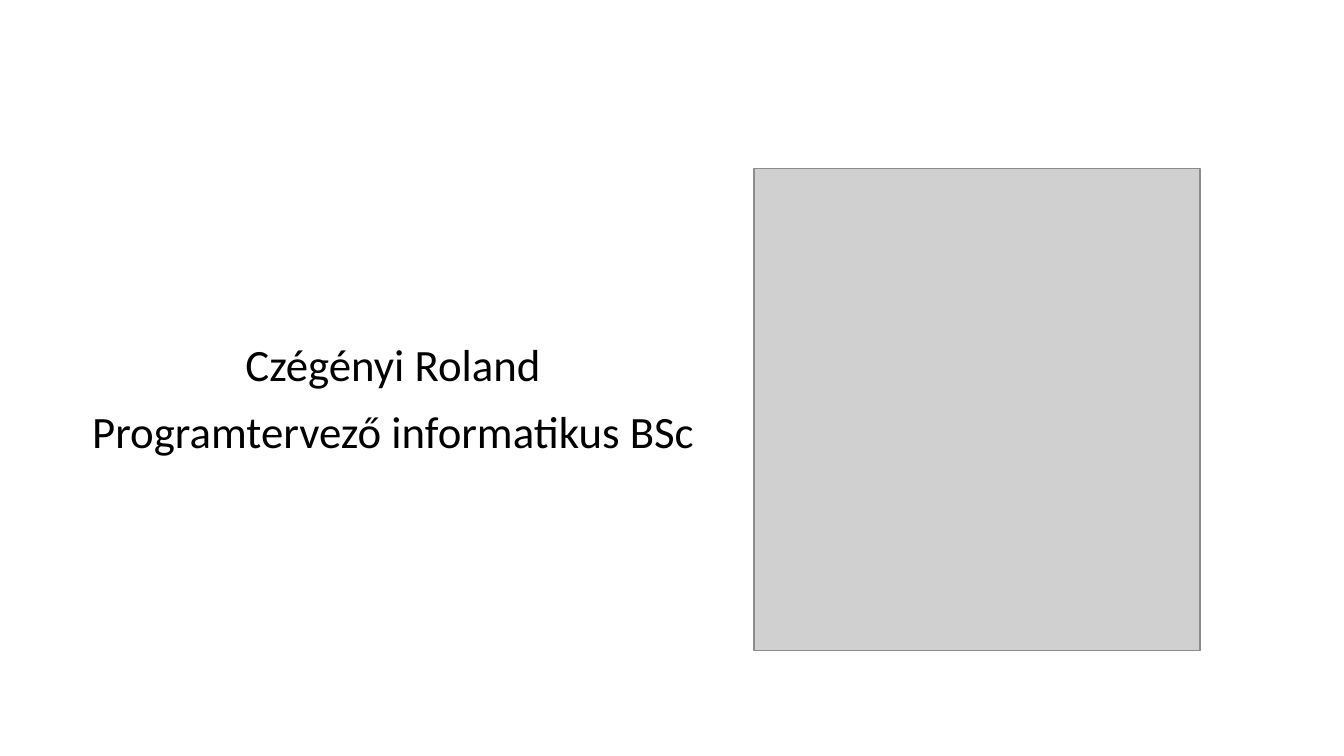
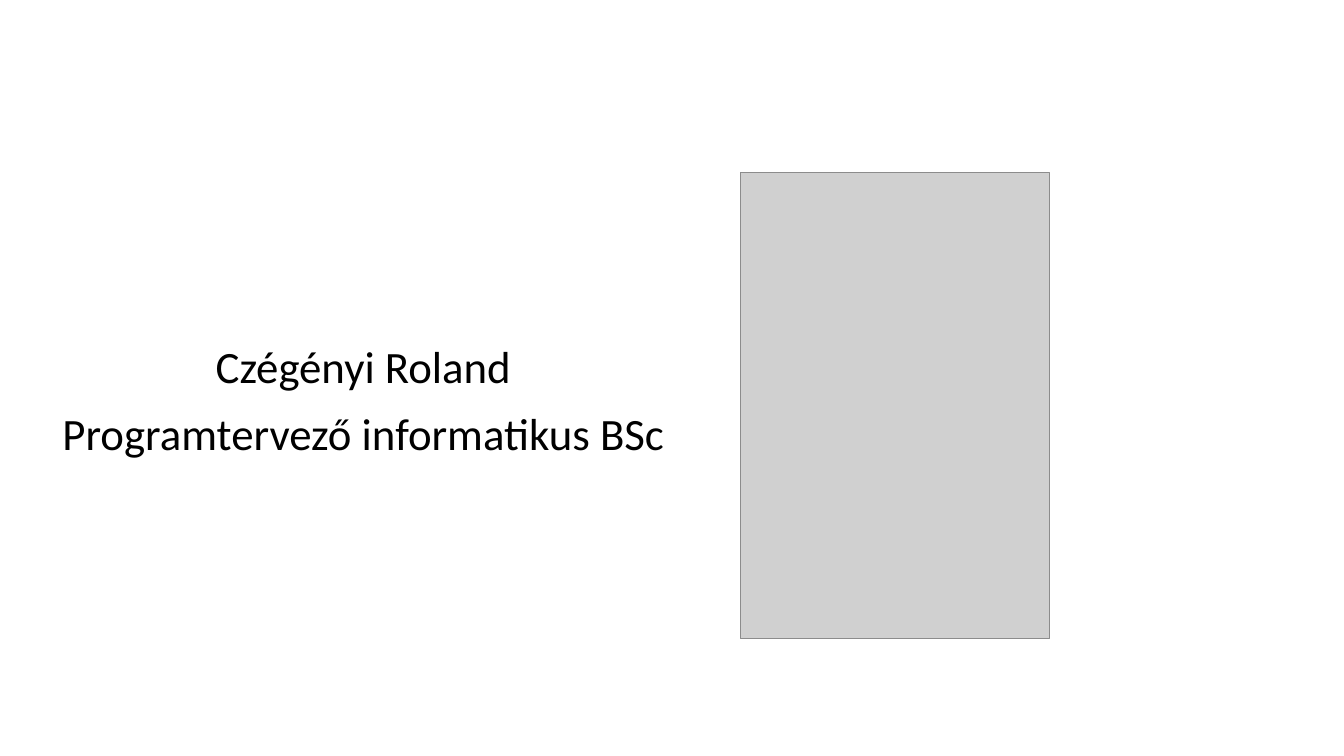
Before and after one commit to schonherz-java-ee-2016-summer/project, a slide deck: slide 2 of presentations/venue/czegenyi_roland/prezi_JAVA_EE_czegenyi_roland.pptx. Drawn at 1344x756 pixels with LibreOffice and Linux fonts; fonts in the diff are those of the drawing; grey boxes stand for pictures; background and template pictures are left out. Boxes give left, top, right and bottom in pixels: in the first picture for what was removed or moved away, otherwise in the second. Text is boxed around its words. In the diff, an @@ line names an element or a change of style, - is before the commit and + after.

Commit message:
Presentation update

```diff
--- a/presentations/venue/czegenyi_roland/prezi_JAVA_EE_czegenyi_roland.pptx
+++ b/presentations/venue/czegenyi_roland/prezi_JAVA_EE_czegenyi_roland.pptx
@@ picture: place and size @@
-picture at (754,168,1200,650)
+picture at (741,173,1050,638)
@@ subtitle "Czégényi Roland": place and size @@
-subtitle "Czégényi Roland" at (92,350,694,456)
+subtitle "Czégényi Roland" at (62,352,664,458)
```
Also in this commit, not shown: 1 slide added.
